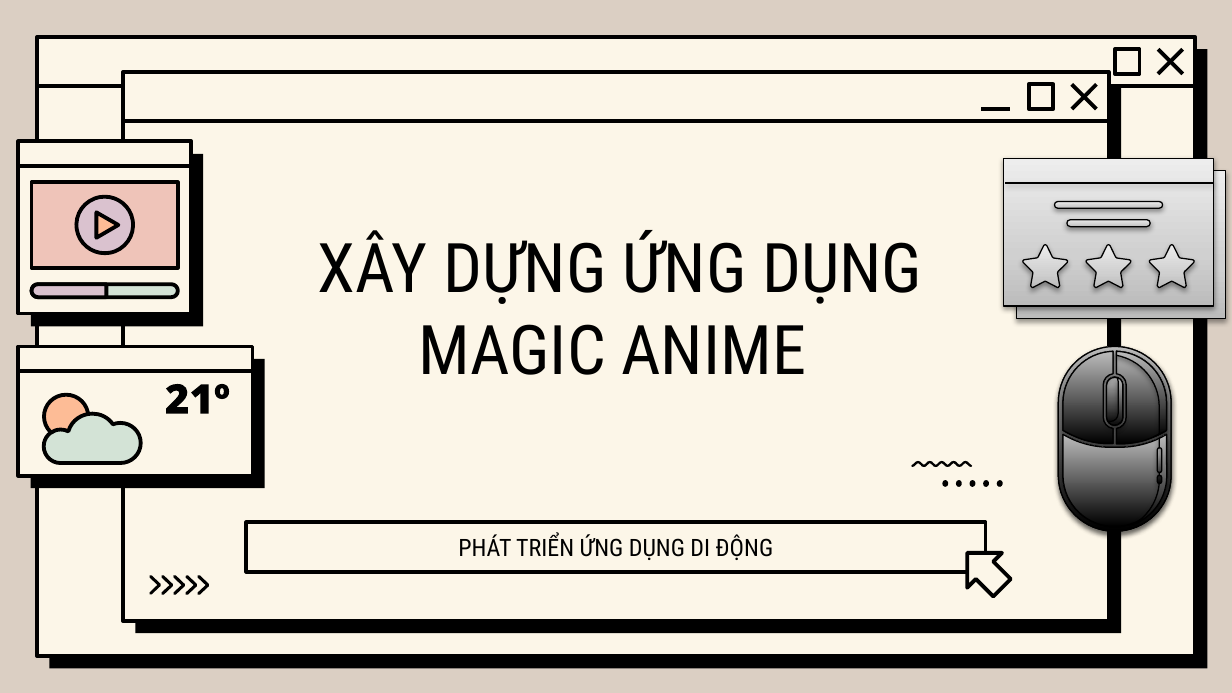
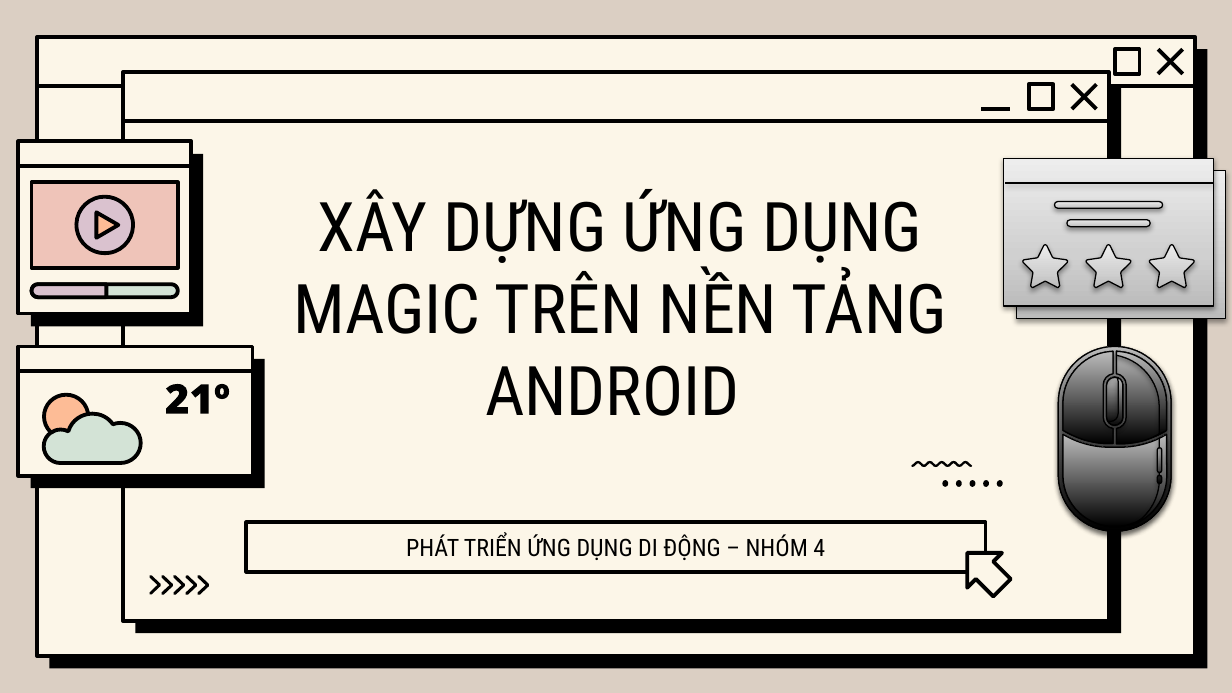
Before and after one commit to Manhwa-Academy/trailer, a slide deck: slide 1 of baocao/báo cáo.pptx. Drawn at 1232x693 pixels with LibreOffice and Linux fonts; fonts in the diff are those of the drawing; background and template pictures are left out. Boxes give left, top, right and bottom in pixels: in the first picture for what was removed or moved away, otherwise in the second. Text is boxed around its words. In the diff, an @@ line names an element or a change of style, - is before the commit and + after.

```diff
--- a/baocao/báo cáo.pptx
+++ b/baocao/báo cáo.pptx
@@ title at (x1=293, y1=189, x2=947, y2=416): text changed @@
-XÂY DỰNG ỨNG DỤNG MAGIC ANIME
+XÂY DỰNG ỨNG DỤNG MAGIC TRÊN NỀN TẢNG ANDROID
@@ subtitle at (x1=406, y1=534, x2=825, y2=560): text changed @@
-PHÁT TRIỂN ỨNG DỤNG DI ĐỘNG
+PHÁT TRIỂN ỨNG DỤNG DI ĐỘNG – NHÓM 4
```
Also in this commit, not shown: 14 other slides changed.
